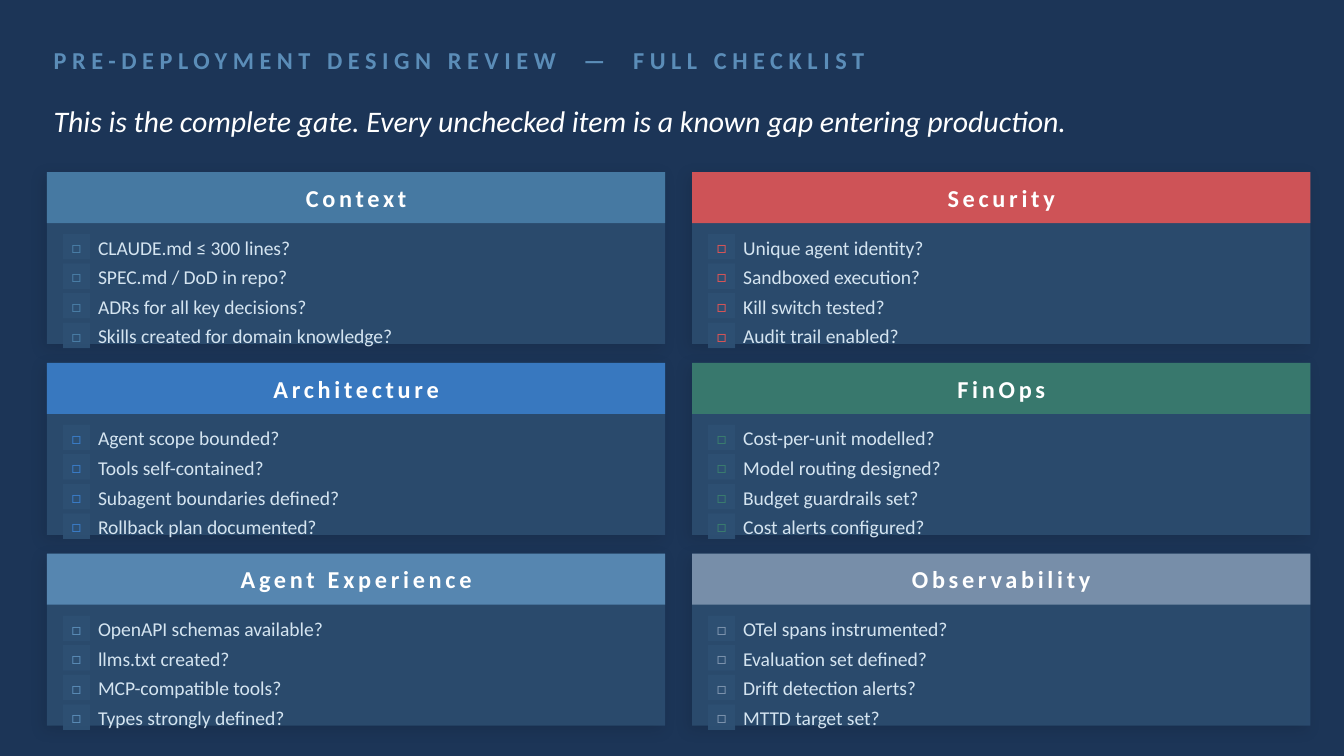
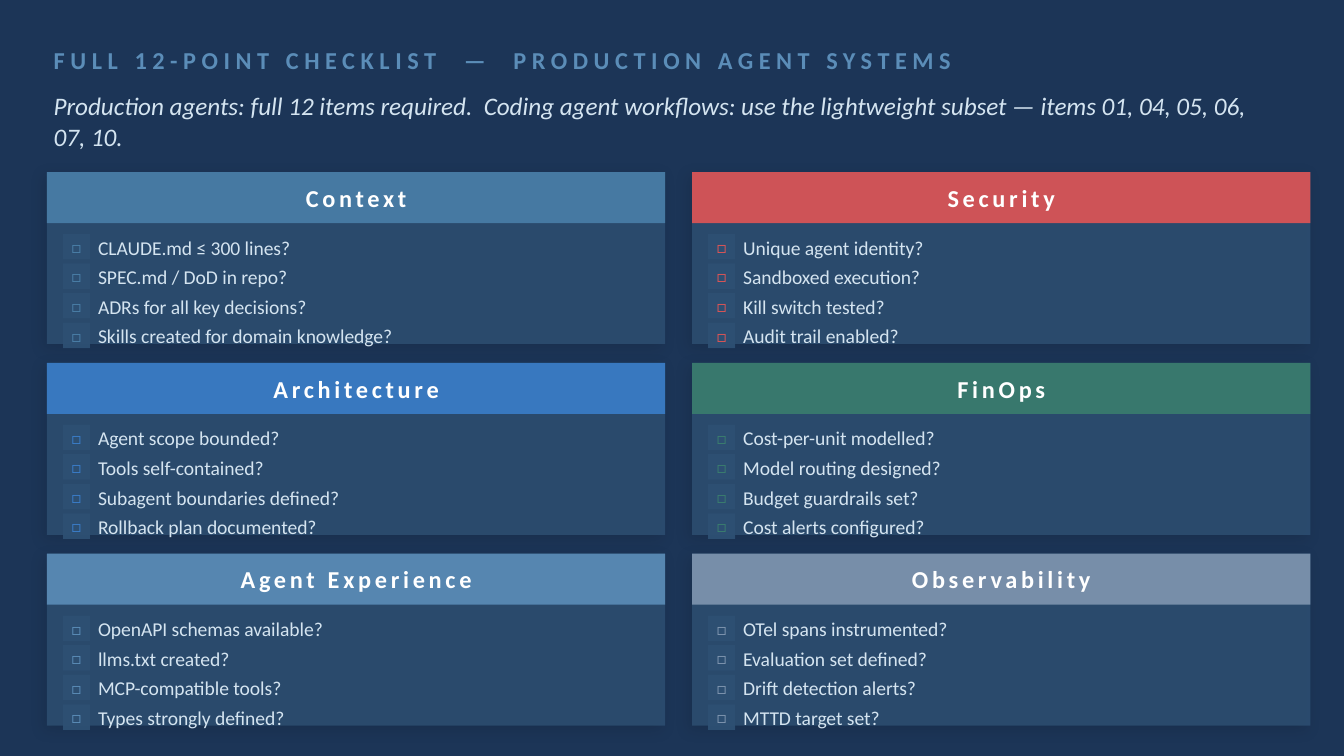
Before and after one commit to stainedhead/agentic-dev-training, a slide deck: slide 7 of slides/Module_10_Design_Reviews.pptx. Drawn at 1344x756 pixels with LibreOffice and Linux fonts; fonts in the diff are those of the drawing. Boxes give left, top, right and bottom in pixels: in the first picture for what was removed or moved away, otherwise in the second. Text is boxed around its words. In the diff, an @@ line names an element or a change of style, - is before the commit and + after.

```diff
--- a/slides/Module_10_Design_Reviews.pptx
+++ b/slides/Module_10_Design_Reviews.pptx
@@ text at box(54, 53, 950, 69): text changed @@
-PRE-DEPLOYMENT DESIGN REVIEW — FULL CHECKLIST
+FULL 12-POINT CHECKLIST — PRODUCTION AGENT SYSTEMS
@@ text at box(54, 97, 1246, 149): text changed; size 16 to 13.5 pt; text colour #FFFFFF to #D4E4F0 @@
-This is the complete gate. Every unchecked item is a known gap entering production.
+Production agents: full 12 items required. Coding agent workflows: use the lightweight subset — items 01, 04, 05, 06, 07, 10.
```
Also in this commit, not shown: 2 slides added, 2 slides removed, 15 other files.
